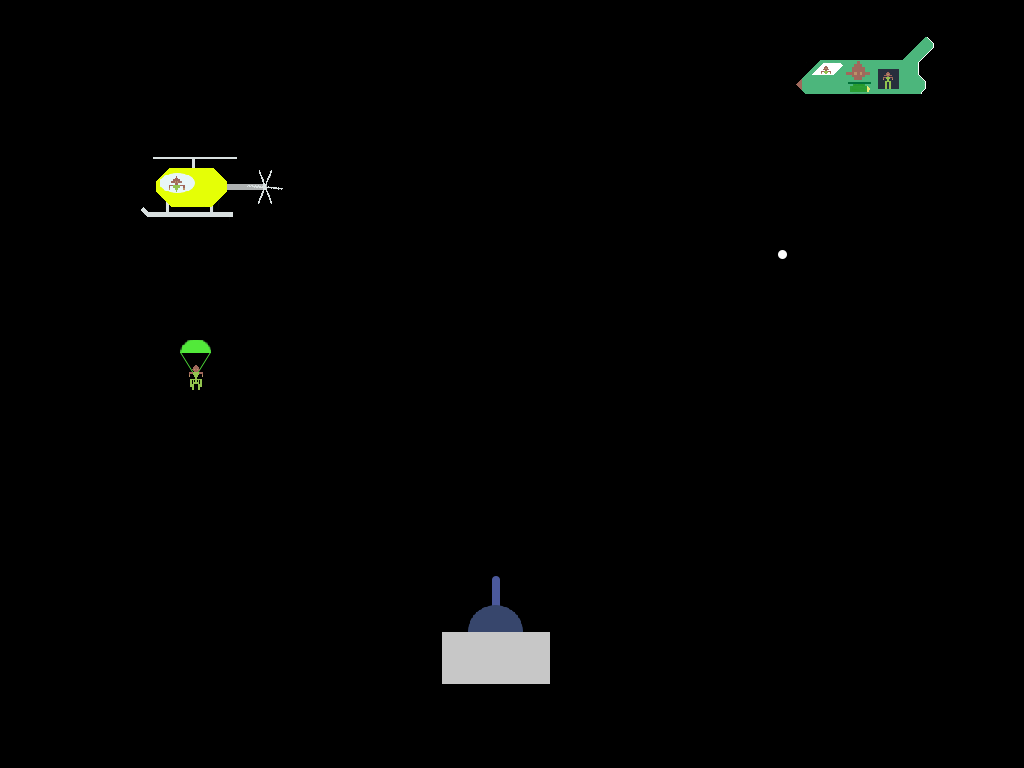
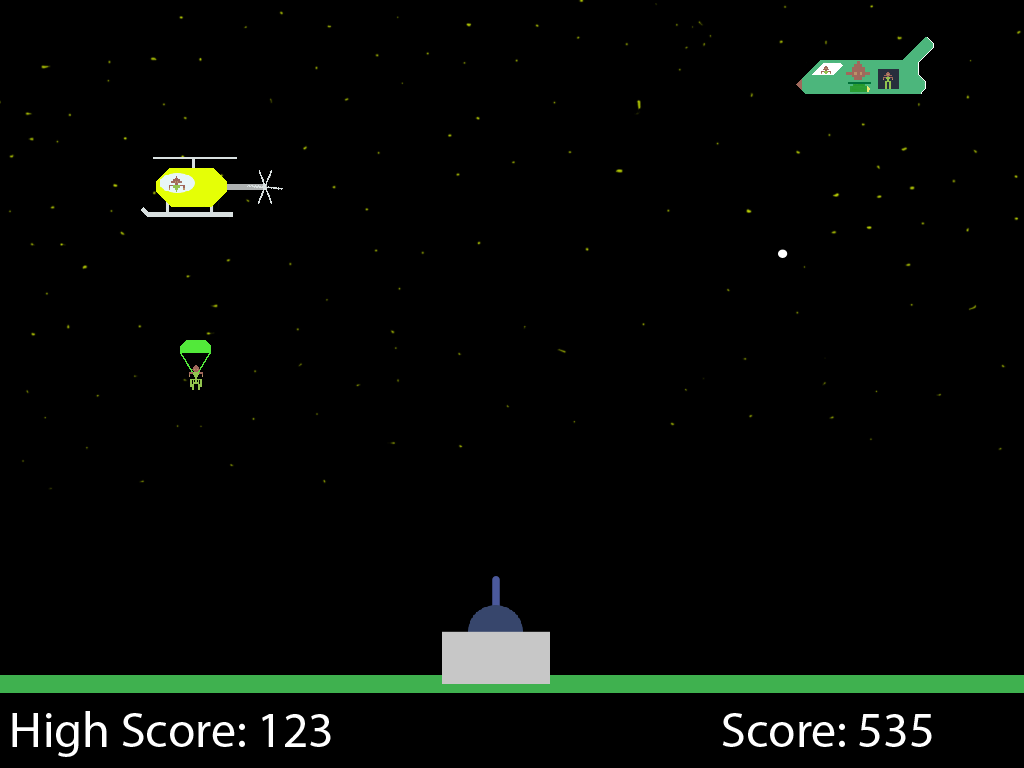
Layered file, before and after one edit (1024x768). Changes by layer:
painted on "Ellipse 5", unmasked it over [778, 249, 788, 259]
painted on "Shape 2", unmasked it over [180, 340, 211, 372]
removed layer "Shape 1" from group "parachute" over [180, 352, 194, 372]
removed layer "Ellipse 1" from group "parachute" over [180, 340, 211, 353]
painted on "base", unmasked it over [442, 631, 550, 632]
painted on "barrel", unmasked it over [492, 576, 500, 632]
showed group "game field" (4 layers) over [0, 0, 1024, 757]
unmasked "Rectangle 1" over [0, 675, 1024, 693]
